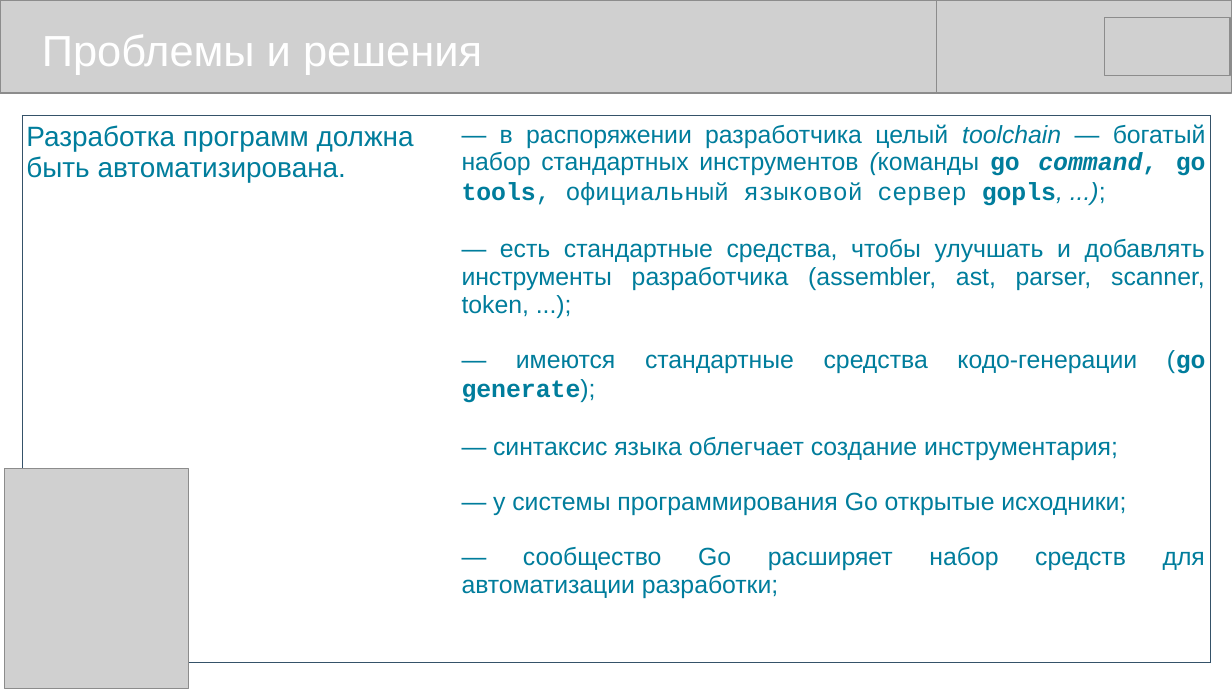
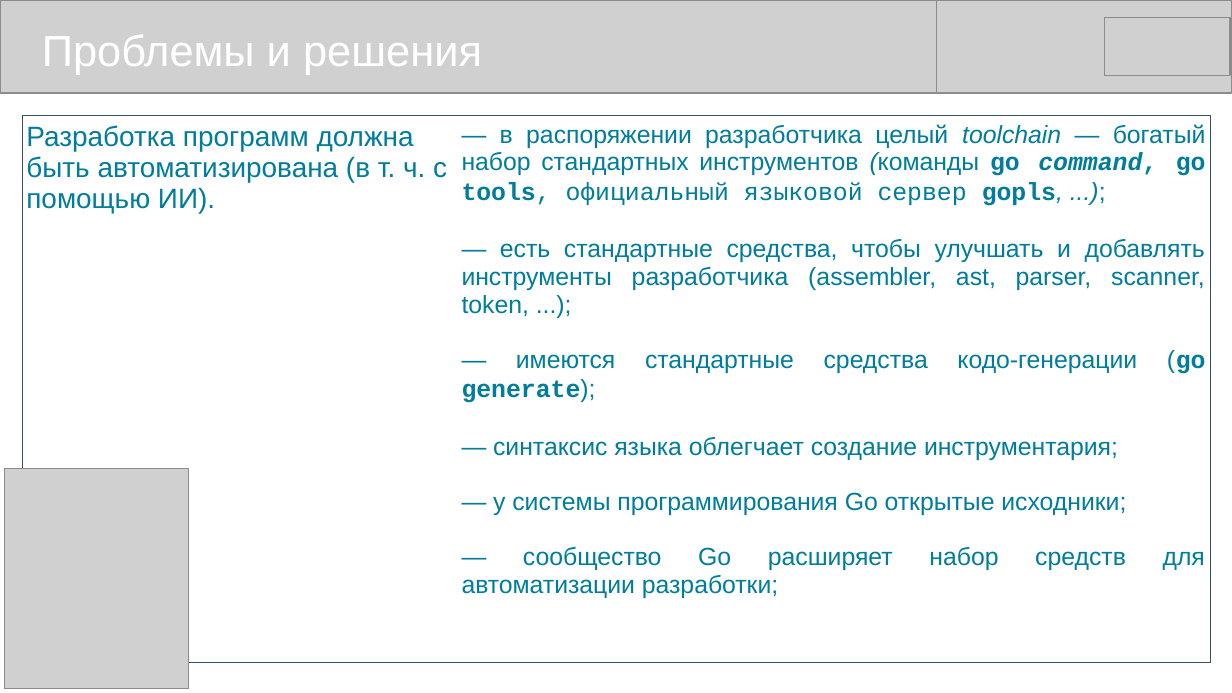
Before and after one commit to mike-shock/Go_language, a slide deck: slide 16 of view/Go_View.odp. Drawn at 1232x693 pixels with LibreOffice and Linux fonts; fonts in the diff are those of the drawing; grey boxes stand for pictures. Boxes give left, top, right and bottom in pixels: in the first picture for what was removed or moved away, otherwise in the second. Text is boxed around its words. In the diff, an @@ line names an element or a change of style, - is before the commit and + after.

```diff
--- a/view/Go_View.odp
+++ b/view/Go_View.odp
@@ table at bbox=[22, 115, 1211, 629] @@
-row 1, column 1: Разработка программ должна быть автоматизирована.
+row 1, column 1: Разработка программ должна быть автоматизирована (в т. ч. с помощью ИИ).
```
Also in this commit, not shown: 1 other file.
